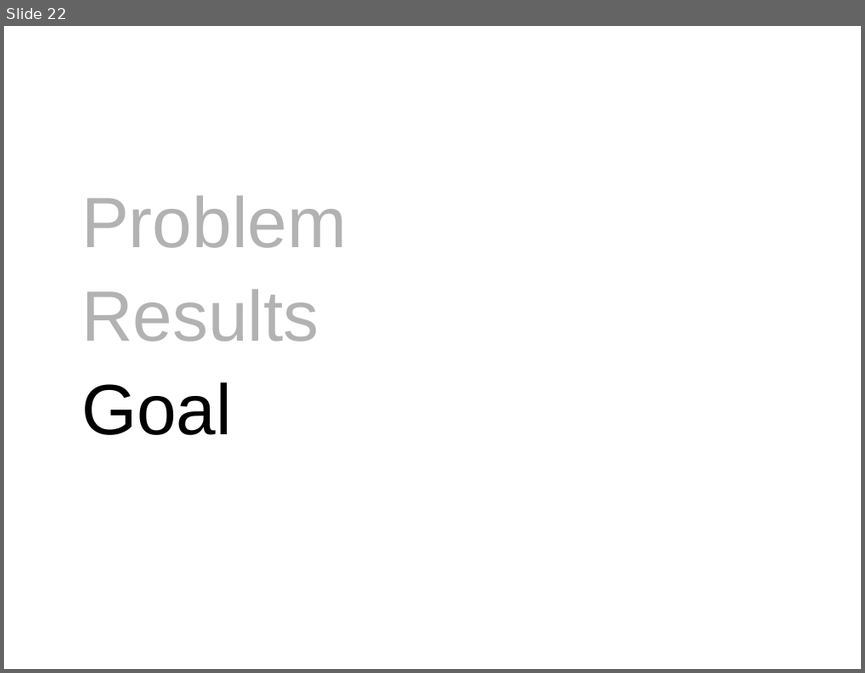
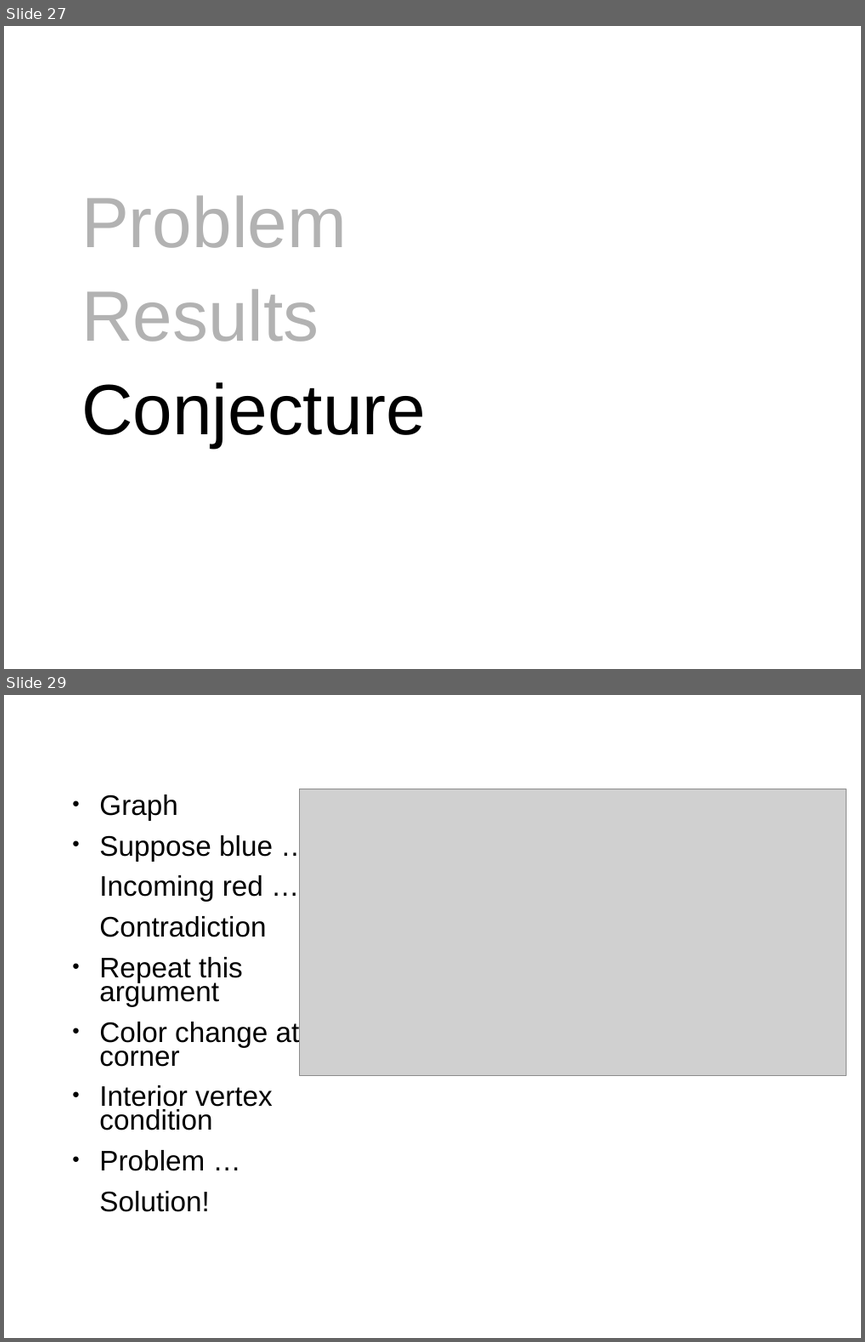
Before and after one commit to SanderBeekhuis/area-universal-duals, a slide deck: midtermtalk/talk.odp. Shown one above the other, each under a label of ours: slide 22 before the commit, slides 27 and 29 after it; the slides between them are not shown. The pictures are 865x673 and 865x1342 pixels, drawn with LibreOffice and Linux fonts; fonts in the diff are those of the drawing; grey boxes stand for pictures; background and template pictures are left out. Boxes give left, top, right and bottom in pixels: in the first picture for what was removed or moved away, otherwise in the second. Text is boxed around its words. In the diff, an @@ line names an element or a change of style, - is before the commit and + after.

```diff
--- a/midtermtalk/talk.odp
+++ b/midtermtalk/talk.odp
@@ slide 29 added at (x1=4, y1=695, x2=861, y2=1338), background #FFFFFF @@
@@ title added at (x1=81, y1=701, x2=758, y2=766), 44 pt, text #FFFFFF @@
+Tricky Example
@@ text added at (x1=99, y1=794, x2=300, y2=1212), 26.3 pt, text #000000 @@
+● Graph
+● Suppose blue …
+Incoming red …
+Contradiction
+● Repeat this argument
+● Color change at corner
+● Interior vertex condition
+● Problem …
+Solution!
@@ picture added at (x1=300, y1=789, x2=846, y2=1076) @@
@@ what was slide 22 is now slide 27 @@
@@ slide 27 changed as well @@
@@ text at (x1=81, y1=382, x2=426, y2=447): text changed @@
-Goal
+Conjecture
```
Also in this commit, not shown: 15 other slides changed, 12 other slides added, 6 slides removed, 36 other files.
